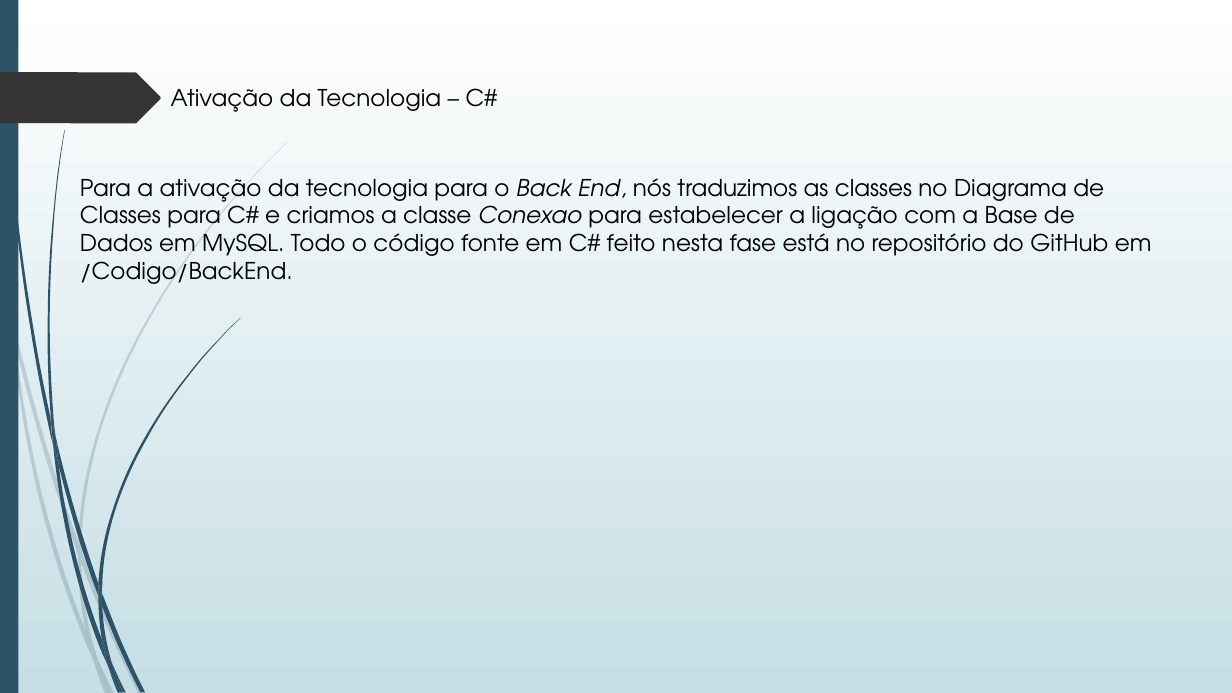
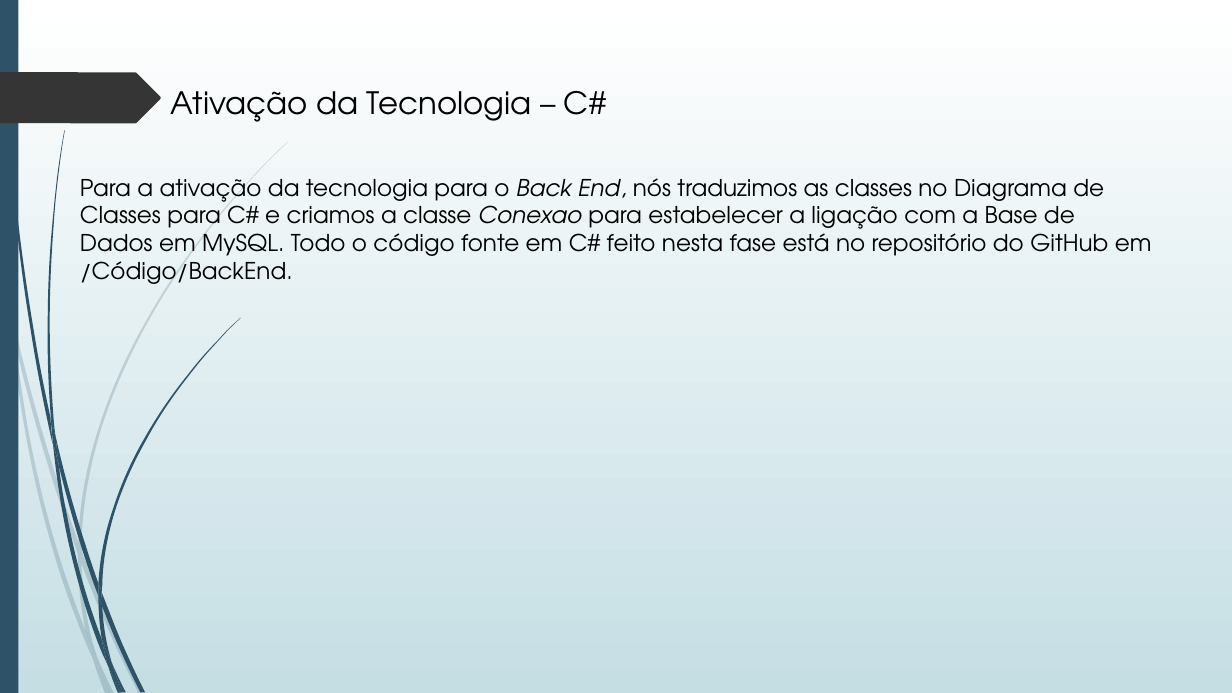
Before and after one commit to ProjetoLI4-TP1-G3-19-20/LI4, a slide deck: slide 8 of Apresentações/Apresentação1103.pptx. Drawn at 1232x693 pixels with LibreOffice and Linux fonts; fonts in the diff are those of the drawing. Boxes give left, top, right and bottom in pixels: in the first picture for what was removed or moved away, otherwise in the second. Text is boxed around its words. In the diff, an @@ line names an element or a change of style, - is before the commit and + after.

```diff
--- a/Apresentações/Apresentação1103.pptx
+++ b/Apresentações/Apresentação1103.pptx
@@ text "Ativação da Tecnologia – C#" at bbox=[171, 91, 606, 122]: size 18 to 24 pt @@
@@ text at bbox=[80, 178, 1152, 284]: text changed @@
-Para a ativação da tecnologia para o Back End, nós traduzimos as classes no Diagrama de Classes para C# e criamos a classe Conexao para estabelecer a ligação com a Base de Dados em MySQL. Todo o código fonte em C# feito nesta fase está no repositório do GitHub em /Codigo/BackEnd.
+Para a ativação da tecnologia para o Back End, nós traduzimos as classes no Diagrama de Classes para C# e criamos a classe Conexao para estabelecer a ligação com a Base de Dados em MySQL. Todo o código fonte em C# feito nesta fase está no repositório do GitHub em /Código/BackEnd.
```
Also in this commit, not shown: 9 other slides changed, 1 other file.
